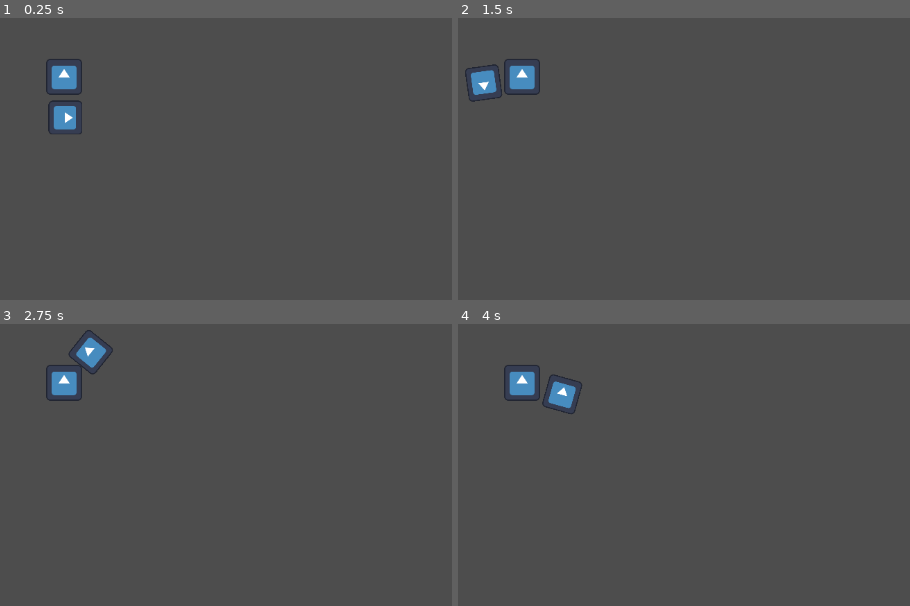
Above: before the commit, frames 1-4 (two rows, left to right).
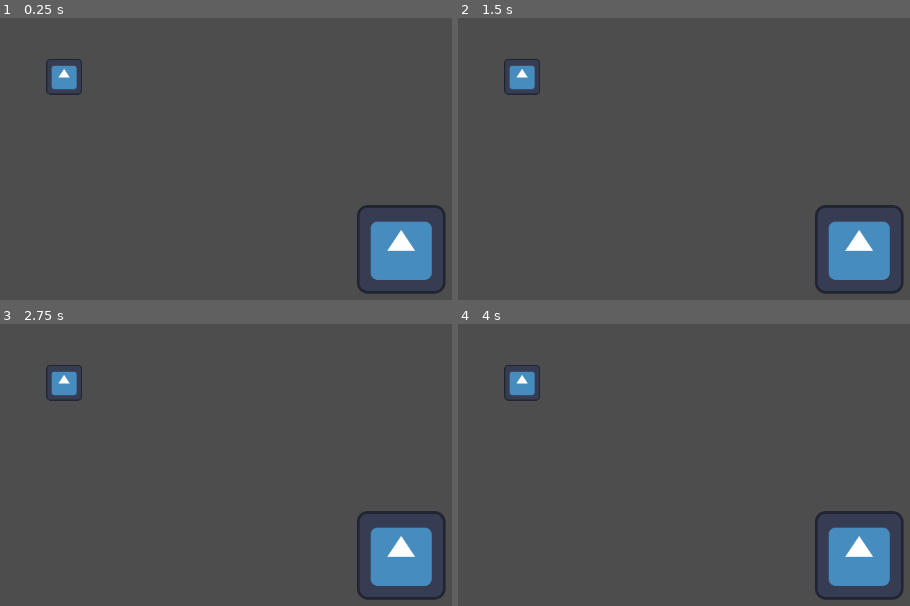
Above: after the commit, the same moments.

Repository: RespiradorProfesional/pruebas_RunAndNur
Game: Godot game, scene res://scenes/maps/test_map.tscn
The game is run twice, just before and just after one commit, with the same random seed, the same clock (stepped at 60 frames per second) and the same inputs. The project has no main scene, so this scene is started directly. The engine's default icon, where the game draws it, is replaced by a stand-in: a white triangle on a blue panel in a dark square.
Inputs (mouse positions are in pixels of both pictures, inside the frame that each line leads up to):
- Up to frame 1 (0.25 s): no input
- Up to frame 2 (1.5 s): tap Enter (ui_accept) at 0.5, 0.77, 1.07, 1.25 s; move the mouse to (697, 54) at 0.52 s; hold Right (ui_right) from 0.53 s (still down); click (697, 54) at 0.6 s; tap V (Ability, bound only after the commit) at 0.8, 1.35 s; move the mouse to (outside the picture) at 1.27 s
- Up to frame 3 (2.75 s): tap Enter (ui_accept) at 1.52, 1.55, 1.82, 2, 2.1 s; move the mouse to (outside the picture) at 2.02 s; release Right (ui_right) at 2.03 s; hold Left (ui_left) from 2.03 s (still down); click (outside the picture) at 2.3 s
- Up to frame 4 (4 s): tap Enter (ui_accept) at 2.75, 3.02, 3.32, 3.5, 3.77, 3.8 s; move the mouse to (485, 473) at 2.77 s; release Left (ui_left) at 2.78 s; hold Right (ui_right) from 2.78 s (still down); click (485, 473) at 2.85 s; tap V (Ability, bound only after the commit) at 3.05, 3.6 s; move the mouse to (765, 450) at 3.52 s

The runs differ from the first frame. In frame 1, 4.2% of the frame differs, in the area x 10-99%, y 29-98%; in frame 2, 4.2%; in frame 3, 4.2%; in frame 4, 4.2%.

Commit message:
actualizacion

Diff:
--- a/pruebas_runandnur/project.godot
+++ b/pruebas_runandnur/project.godot
@@ -28,3 +28,14 @@
 "events": [Object(InputEventMouseButton,"resource_local_to_scene":false,"resource_name":"","device":-1,"window_id":0,"a …(257 unchanged characters)…
 ]
 }
+Ability={
+"deadzone": 0.5,
+"events": [Object(InputEventKey,"resource_local_to_scene":false,"resource_name":"","device":-1,"window_id":0,"alt_pressed":false,"shift_pressed":false,"ctrl_pressed":false,"meta_pressed":false,"pressed":false,"keycode":0,"physical_keycode":86,"key_label":0,"unicode":118,"location":0,"echo":false,"script":null)
+]
+}
+
+[layer_names]
+
+2d_physics/layer_1="Objetos intraspasables"
+2d_physics/layer_2="Obstaculos"
+2d_physics/layer_3="Jugador"
--- /dev/null
+++ b/pruebas_runandnur/scenes/characters/Emi/Emi.tscn
@@ -0,0 +1,23 @@
+[gd_scene load_steps=4 format=3 uid="uid://coarxsb5urduk"]
+
+[ext_resource type="PackedScene" uid="uid://bi5xsrxsyvk7u" path="res://scenes/characters/base_player.tscn" id="1_4dv8e"]
+[ext_resource type="Script" path="res://scripts/characters/Emi/emi.gd" id="2_5cif8"]
+[ext_resource type="PackedScene" uid="uid://bu6ex44o5qlfk" path="res://scenes/characters/ability_visual_cooldown.tscn" id="3_qx3x1"]
+
+[node name="CharacterBody2D" instance=ExtResource("1_4dv8e")]
+script = ExtResource("2_5cif8")
+
+[node name="Ability_cooldown_ui" parent="." index="3" instance=ExtResource("3_qx3x1")]
+position = Vector2(484, 248)
+ability_cooldown_var = 1
+
+[node name="ability_duration" type="Timer" parent="." index="4"]
+wait_time = 2.0
+one_shot = true
+
+[node name="ability_cooldown" type="Timer" parent="." index="5"]
+wait_time = 5.0
+one_shot = true
+
+[connection signal="timeout" from="ability_duration" to="." method="_on_ability_duration_timeout"]
+[connection signal="timeout" from="ability_cooldown" to="." method="_on_ability_cooldown_timeout"]
--- a/pruebas_runandnur/scenes/characters/Rocket/Rocket.tscn
+++ b/pruebas_runandnur/scenes/characters/Rocket/Rocket.tscn
@@ -8,5 +8,5 @@
 [node name="Sprite2D" parent="." index="1"]
 position = Vector2(0, 0)
 
-[node name="Node2D" parent="." index="3" instance=ExtResource("2_fyrlh")]
+[node name="Node2D2" parent="." index="3" instance=ExtResource("2_fyrlh")]
 projectile_rute = "res://scenes/characters/Rocket/rocket_proyectile.tscn"
--- /dev/null
+++ b/pruebas_runandnur/scenes/characters/ability_visual_cooldown.tscn
@@ -0,0 +1,17 @@
+[gd_scene load_steps=3 format=3 uid="uid://bu6ex44o5qlfk"]
+
+[ext_resource type="Texture2D" uid="uid://d3qee5ixaokt" path="res://icon.svg" id="1_1buf2"]
+[ext_resource type="Script" path="res://scripts/characters/ability_visual_cooldown.gd" id="1_s73y2"]
+
+[node name="Node2D" type="Node2D"]
+script = ExtResource("1_s73y2")
+
+[node name="Sprite2D" type="Sprite2D" parent="."]
+texture = ExtResource("1_1buf2")
+
+[node name="update_second" type="Timer" parent="."]
+
+[node name="ability_cooldown" type="Timer" parent="."]
+
+[connection signal="timeout" from="update_second" to="." method="_on_update_second_timeout"]
+[connection signal="timeout" from="ability_cooldown" to="." method="_on_ability_cooldown_timeout"]
--- a/pruebas_runandnur/scenes/characters/arm_base.tscn
+++ b/pruebas_runandnur/scenes/characters/arm_base.tscn
@@ -10,3 +10,7 @@
 position = Vector2(58, 0)
 scale = Vector2(0.382812, 0.382812)
 texture = ExtResource("2_gdk22")
+
+[node name="Timer_shoot" type="Timer" parent="."]
+
+[connection signal="timeout" from="Timer_shoot" to="." method="_on_timer_timeout"]
--- a/pruebas_runandnur/scenes/characters/base_player.tscn
+++ b/pruebas_runandnur/scenes/characters/base_player.tscn
@@ -7,6 +7,8 @@
 radius = 23.3452
 
 [node name="CharacterBody2D" type="CharacterBody2D"]
+collision_layer = 4
+collision_mask = 7
 script = ExtResource("1_nnhrw")
 
 [node name="Camera2D" type="Camera2D" parent="."]
--- a/pruebas_runandnur/scenes/maps/test_map.tscn
+++ b/pruebas_runandnur/scenes/maps/test_map.tscn
@@ -1,6 +1,6 @@
 [gd_scene load_steps=3 format=3 uid="uid://dmd27dx1la02u"]
 
-[ext_resource type="PackedScene" uid="uid://566upoeih0am" path="res://scenes/characters/Rhot/Rhot.tscn" id="1_p4elm"]
+[ext_resource type="PackedScene" uid="uid://coarxsb5urduk" path="res://scenes/characters/Emi/Emi.tscn" id="1_3voph"]
 
 [sub_resource type="RectangleShape2D" id="RectangleShape2D_ibaji"]
 size = Vector2(691, 80)
@@ -13,4 +13,12 @@
 position = Vector2(358, 524)
 shape = SubResource("RectangleShape2D_ibaji")
 
-[node name="CharacterBody2D" parent="." instance=ExtResource("1_p4elm")]
+[node name="StaticBody2D2" type="StaticBody2D" parent="."]
+position = Vector2(323, -118)
+collision_layer = 2
+
+[node name="CollisionShape2D" type="CollisionShape2D" parent="StaticBody2D2"]
+position = Vector2(358, 524)
+shape = SubResource("RectangleShape2D_ibaji")
+
+[node name="CharacterBody2D" parent="." instance=ExtResource("1_3voph")]
--- /dev/null
+++ b/pruebas_runandnur/scripts/characters/Emi/emi.gd
@@ -0,0 +1,68 @@
+extends Player
+
+@onready var ability_cooldown=$ability_cooldown
+@onready var ability_duration=$ability_duration
+
+var ability_active=false
+signal ability_used
+var actual_colision_mask
+
+
+func ability_pressed():
+	actual_colision_mask=collision_mask
+	collision_mask = 1
+	ability_cooldown.start()
+	ability_duration.start()
+	ability_active=true
+
+func _on_ability_duration_timeout() -> void:
+	collision_mask=actual_colision_mask
+	ability_active=false
+
+func _on_ability_cooldown_timeout() -> void:
+	ability_available=true
+
+func _physics_process(delta: float) -> void:
+	if not ability_active:
+		if not is_on_floor():
+			velocity += get_gravity() * delta
+
+		# Manejar salto.
+		if Input.is_action_just_pressed("ui_accept") and is_on_floor():
+			velocity.y = JUMP_VELOCITY
+
+		if Input.is_action_just_pressed("Ability") and ability_available:
+			ability_pressed()
+			ability_available=false
+
+		# Obtener la dirección de entrada para el movimiento.
+		var direction := Input.get_axis("ui_left", "ui_right")
+
+		if not in_impulse:
+			# Movimiento normal cuando no está bajo impulso.
+			if direction != 0:
+				velocity.x = direction * SPEED
+			else:
+				velocity.x = move_toward(velocity.x, 0, SPEED)
+		else:
+			# Durante el impulso, permitir al jugador cambiar de dirección.
+			if direction != 0:
+				if (velocity.x > 0 and direction < 0) or (velocity.x < 0 and direction > 0):
+					# Si la dirección del input es opuesta a la dirección del impulso, reducir velocidad.
+					velocity.x = lerp(velocity.x, direction * SPEED, 0.1)
+				# Si la dirección coincide con la dirección del impulso, mantener la velocidad.
+				elif (velocity.x > 0 and direction > 0) or (velocity.x < 0 and direction < 0):
+					# No hacemos nada para mantener la velocidad del impulso.
+					pass
+	else :
+		var direction= Input.get_vector("ui_left","ui_right","ui_up","ui_down").normalized()
+
+		if direction :
+			velocity=direction*SPEED
+		else :
+			velocity=Vector2.ZERO
+	move_and_slide()
+
+	# Si toca el suelo, detener el estado de impulso.
+	if is_on_floor() and in_impulse:
+		in_impulse = false
--- a/pruebas_runandnur/scripts/characters/Rhot/rhot_shoot.gd
+++ b/pruebas_runandnur/scripts/characters/Rhot/rhot_shoot.gd
@@ -1,8 +1,9 @@
 extends Area2D
+class_name rhot_shoot
 
 # Velocidad del proyectil
 var velocity: Vector2 = Vector2.ZERO
-var body_arm
+var arm_body
 
 func _process(delta):
 	# Actualiza la posición del proyectil según su velocidad
@@ -12,4 +13,4 @@
 
 
 func _on_body_entered(body: Node2D) -> void:
-	body_arm.global_position=global_position
+	arm_body.global_position=global_position
--- /dev/null
+++ b/pruebas_runandnur/scripts/characters/ability_visual_cooldown.gd
@@ -0,0 +1,27 @@
+extends Node2D
+
+@export var ability_cooldown_var: int
+@onready var ability_cooldown_timer=$ability_cooldown
+
+var ability_up=true
+
+# Called when the node enters the scene tree for the first time.
+func _ready() -> void:
+	ability_cooldown_timer.wait_time=ability_cooldown_var
+
+
+# Called every frame. 'delta' is the elapsed time since the previous frame.
+func _process(delta: float) -> void:
+	pass
+
+
+func _on_update_second_timeout() -> void:
+	if ability_up:
+		pass
+	pass # Replace with function body.
+
+func _on_ability_cooldown_timeout() -> void:
+	pass # Replace with function body.
+
+func _on_character_body_2d_ability_used() -> void:
+	pass # Replace with function body.
--- a/pruebas_runandnur/scripts/characters/arm_base.gd
+++ b/pruebas_runandnur/scripts/characters/arm_base.gd
@@ -4,7 +4,8 @@
 # Velocidad del proyectil
 @onready var sprite_arm=$Sprite2D
 @export var projectile_speed: float = 500.0
-
+@onready var timer_shoot= $Timer_shoot
+var shoot_active=true
 var body_arm
 
 func _ready() -> void:
@@ -25,15 +26,18 @@
 	rotation = angle
 
 	# Verifica si se presiona el botón de disparo (ej: clic izquierdo)
-	if Input.is_action_just_pressed("shoot"):
+	if Input.is_action_just_pressed("shoot") and shoot_active:
 		shoot()
+		timer_shoot.start()
+		shoot_active=false
 
 # Función para disparar un proyectil
 func shoot():
 	# Instancia el proyectil
 	var projectile_scene= load(projectile_rute)
 	var projectile = projectile_scene.instantiate()
-
+	if projectile is rhot_shoot:
+		projectile.arm_body=get_parent()
 	# Establece la posición del proyectil en el centro del sprite que dispara
 	projectile.global_position = sprite_arm.global_position
 
@@ -42,6 +46,8 @@
 
 	# Asigna la velocidad al proyectil (asumiendo que tiene una variable velocity)
 	projectile.velocity = direction * projectile_speed
-	projectile.body_arm=body_arm
 	# Añade el proyectil al árbol de la escena
 	get_tree().root.add_child(projectile)
+
+func _on_timer_timeout() -> void:
+	shoot_active=true
--- a/pruebas_runandnur/scripts/characters/base_player.gd
+++ b/pruebas_runandnur/scripts/characters/base_player.gd
@@ -4,7 +4,10 @@
 const SPEED = 300.0
 const JUMP_VELOCITY = -400.0
 var in_impulse = false
+var ability_available=true
 
+
+#OJO SI MODIFICO ESTO QUE EN EMI TAMBIEN SE MODIFICO
 func _physics_process(delta: float) -> void:
 	# Añadir gravedad.
 	if not is_on_floor():
@@ -13,6 +16,10 @@
 	# Manejar salto.
 	if Input.is_action_just_pressed("ui_accept") and is_on_floor():
 		velocity.y = JUMP_VELOCITY
+
+	if Input.is_action_just_pressed("Ability") and ability_available:
+		ability_pressed()
+		ability_available=false
 
 	# Obtener la dirección de entrada para el movimiento.
 	var direction := Input.get_axis("ui_left", "ui_right")
@@ -43,3 +50,8 @@
 func apply_central_impulse(impulse: Vector2):
 	in_impulse = true
 	velocity += impulse  # Sumar el impulso a la velocidad actual.
+
+#Funciones para sustituir
+
+func ability_pressed():
+	pass
